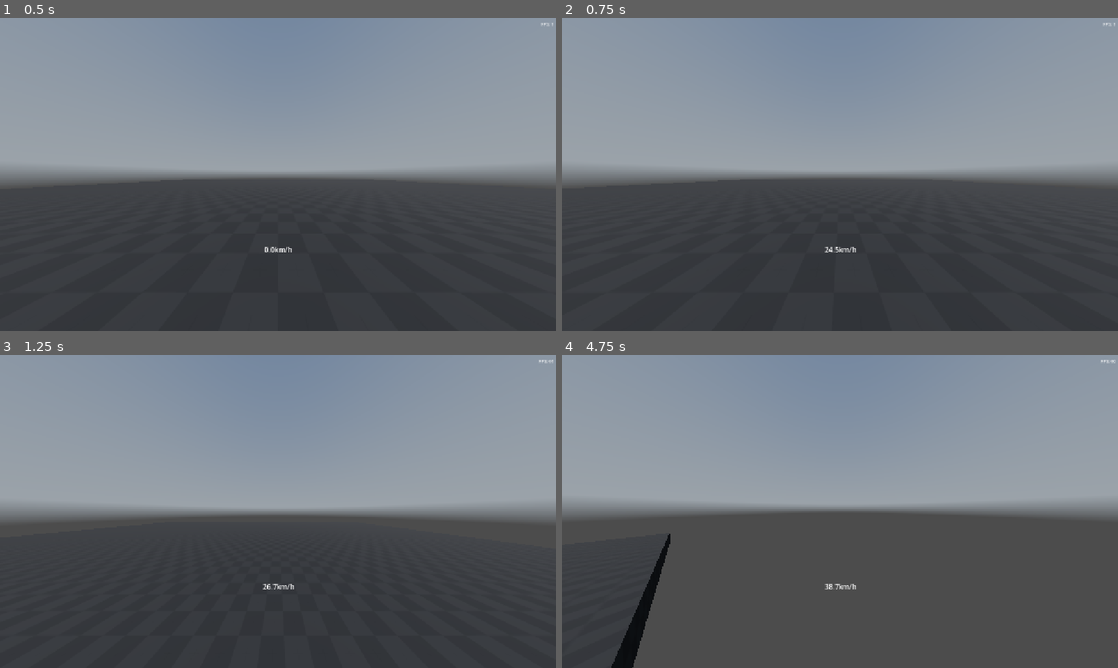
Above: before the commit, frames 1-4 (two rows, left to right).
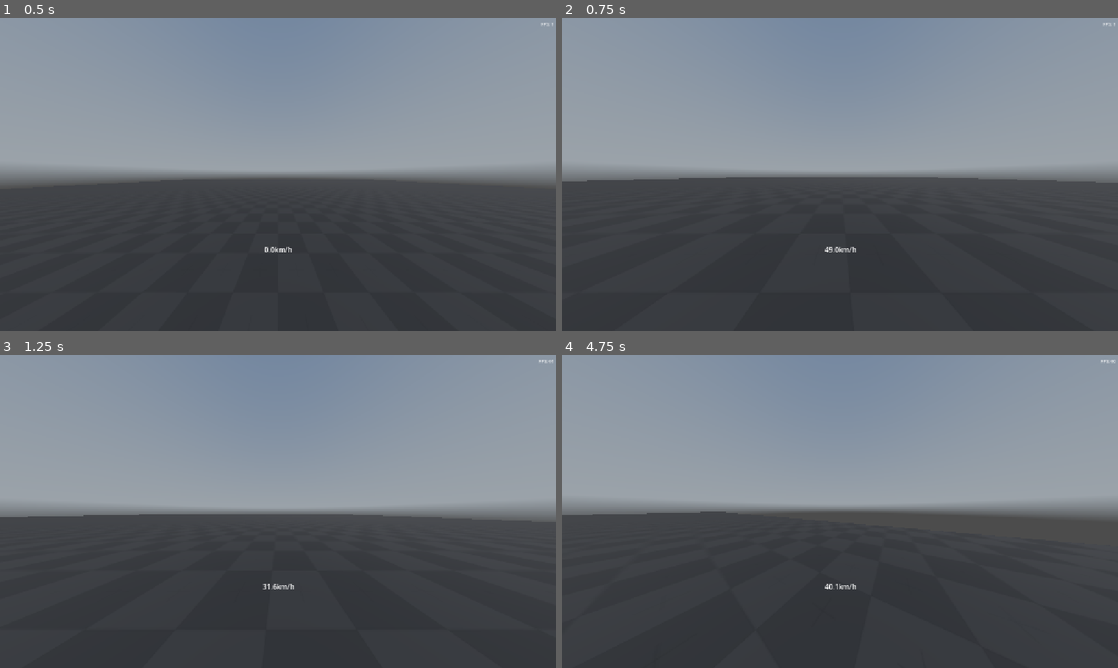
Above: after the commit, the same moments.

Repository: Jeliciousz/movement-game
Game: Godot game, scene res://scenes/world.tscn
Two runs of this game, one before a commit and one after it. Both use one fixed random seed, a clock stepped at 60 frames per second and the inputs below. A sky picture missing from this copy of the repository is replaced by a grey-blue gradient.
Inputs (mouse positions are in pixels of both pictures, inside the frame that each line leads up to):
- Up to frame 1 (0.5 s): no input
- Up to frame 2 (0.75 s): tap Enter at 0.5 s; move the mouse to (962, 158) at 0.52 s; hold D (right) from 0.53 s (still down); tap Shift (crouch) at 0.6 s; click (962, 158) at 0.67 s
- Up to frame 3 (1.25 s): keep holding D (right); tap Space (jump) at 0.77, 1.07 s; tap Ctrl (sprint) at 0.8 s
- Up to frame 4 (4.75 s): move the mouse to (812, 511) at 1.27 s; release D (right) at 1.28 s; hold W (forward) from 1.28 s (still down); tap Ctrl (sprint) at 1.35, 3.05, 3.6 s; tap Space (jump) at 1.52, 1.55, 1.82, 3.02, 3.32, 4.52 s; move the mouse to (851, 505) at 2.02 s; hold Space (jump) 2.03-2.78 s; tap Shift (crouch) at 2.3, 2.85, 4.35 s; move the mouse to (834, 517) at 2.77 s; click (834, 517) at 2.92 s; move the mouse to (878, 514) at 3.52 s; hold Space (jump) 3.53-4.28 s; move the mouse to (795, 508) at 4.27 s

Frame 1 is identical in both runs. In frame 2, 0.4% of the frame differs, in the area x 0-96%, y 50-75%; in frame 3, 0.4%; in frame 4, 9.6%, in the area x 0-84%, y 50-100%.

Commit message:
Add sliding

Diff:
--- a/scenes/player.tscn
+++ b/scenes/player.tscn
@@ -9,6 +9,7 @@
 [ext_resource type="Script" uid="uid://7ja6vhar3n77" path="res://scripts/hud/fps_counter.gd" id="7_smehm"]
 [ext_resource type="Script" uid="uid://ddsvsv7u5twkw" path="res://scripts/player/player_crouching.gd" id="7_ur7pv"]
 [ext_resource type="Script" uid="uid://c22fkxdhv8nt3" path="res://scripts/hud/spedometer.gd" id="8_smehm"]
+[ext_resource type="Script" uid="uid://c54mkknjvn7o8" path="res://scripts/player/player_sliding.gd" id="8_y4r1p"]
 
 [sub_resource type="CapsuleShape3D" id="CapsuleShape3D_e5uuo"]
 radius = 0.4
@@ -61,6 +62,13 @@
 collision_shape = NodePath("../../CollisionShape3D")
 metadata/_custom_type_script = "uid://wx6d0ggtlpd6"
 
+[node name="PlayerSliding" type="Node" parent="StateMachine" node_paths=PackedStringArray("player", "head", "collision_shape")]
+script = ExtResource("8_y4r1p")
+player = NodePath("../..")
+head = NodePath("../../Head")
+collision_shape = NodePath("../../CollisionShape3D")
+metadata/_custom_type_script = "uid://wx6d0ggtlpd6"
+
 [node name="Hud" type="Control" parent="."]
 layout_mode = 3
 anchors_preset = 8
--- a/scripts/player/player.gd
+++ b/scripts/player/player.gd
@@ -61,6 +61,12 @@
 
 @export_group("Sliding")
 
+## The speed (m/s) applied in the direction the player is moving when sliding.
+@export var slide_power: float = 8
+## The time (in seconds) a slide lasts.
+@export var slide_duration: float = 1.2
+## What [member friction] is multiplied by while sliding.
+@export var slide_friction_multiplier: float = 0.2
 ## The speed (m/s) the player must have while sprinting to slide instead of crouch.
 @export var slide_speed_threshold: float = 0.2
 
@@ -68,8 +74,8 @@
 
 ## The time (in seconds) after leaving the ground the player can still jump during.
 @export var jump_coyote_time: float = 0.15
-## The time (in seconds) a jump action will be buffered for.
-@export var jump_buffer_duration: float = 0.1
+## The time (in seconds) an action will be buffered for.
+@export var action_buffer_duration: float = 0.1
 
 
 @onready var head: Node3D = $Head
@@ -81,9 +87,11 @@
 var sprinting_action: bool = true
 
 var jump_action_timer: float = 999
+var crouch_action_timer: float = 999
 var airborne_timer: float = 999
 var jump_timer: float = 999
 var crouch_timer: float = 0
+var slide_timer: float = 999
 
 
 var velocity_direction: Vector3:
@@ -149,10 +157,14 @@
 	if Input.is_action_just_pressed("sprint"):
 		sprinting_action = not sprinting_action
 
+	if Input.is_action_just_pressed("crouch"):
+		crouch_action_timer = 0
+
 
 func _process(delta: float) -> void:
 	move_direction = (transform.basis * Vector3(input_axis.x, 0, input_axis.y)).normalized()
 	jump_action_timer += delta
+	crouch_action_timer += delta
 
 	head.position.y = lerpf(1.3, 1.3 * crouch_height_multiplier, clampf(crouch_timer / crouch_transition_time, 0, 1))
 
@@ -172,7 +184,7 @@
 	velocity = velocity.move_toward(Vector3.ZERO, air_resistence * speed * delta)
 
 
-func add_friction(delta: float, top_speed: float = top_speed) -> void:
+func add_friction(delta: float, top_speed: float = top_speed, friction: float = friction) -> void:
 	# If player is faster than the top speed they can move at, it just applies friction ignoring movement direction
 
 	if speed > top_speed:
@@ -235,6 +247,7 @@
 
 func jump(cancel_velocity: bool = false, jump_power: float = jump_power, horizontal_jump_power: float = horizontal_jump_power) -> void:
 	jump_timer = 0
+	jump_action_timer = 999
 
 	if cancel_velocity:
 		velocity.y = 0
@@ -247,3 +260,10 @@
 
 	var move_product = maxf(move_direction.dot(-transform.basis.z), 0)
 	velocity += move_direction * horizontal_jump_power * move_product
+
+
+func slide(slide_power: float = slide_power) -> void:
+	slide_timer = 0
+	crouch_action_timer = 999
+
+	velocity += move_direction * slide_power
--- a/scripts/player/player_grounded.gd
+++ b/scripts/player/player_grounded.gd
@@ -11,7 +11,7 @@
 
 	player.airborne_timer = 0
 
-	if player.jump_action_timer <= player.jump_buffer_duration:
+	if player.jump_action_timer <= player.action_buffer_duration:
 		if player.sprinting_action:
 			player.jump(false, player.jump_power * player.sprint_jump_multiplier, player.horizontal_jump_power * player.sprint_horizontal_jump_multiplier)
 		else:
@@ -19,6 +19,14 @@
 
 		transition.emit(&"PlayerJumping")
 		return
+
+	if player.crouch_action_timer <= player.action_buffer_duration:
+		if player.sprinting_action and player.speed >= player.slide_speed_threshold:
+			player.slide()
+			transition.emit(&"PlayerSliding")
+			return
+
+		transition.emit(&"PlayerCrouching")
 
 
 func physics_update(delta: float) -> void:
@@ -47,8 +55,10 @@
 		transition.emit(&"PlayerAirborne")
 		return
 
-	if Input.is_action_just_pressed("crouch"):
+	if player.crouch_action_timer <= player.action_buffer_duration:
 		if player.sprinting_action and player.speed >= player.slide_speed_threshold:
-			pass
-		else:
-			transition.emit(&"PlayerCrouching")
+			player.slide()
+			transition.emit(&"PlayerSliding")
+			return
+
+		transition.emit(&"PlayerCrouching")
--- /dev/null
+++ b/scripts/player/player_sliding.gd
@@ -0,0 +1,44 @@
+class_name PlayerSliding extends State
+
+
+@export var player: Player
+
+@export var head: Node3D
+
+@export var collision_shape: CollisionShape3D
+
+
+func enter() -> void:
+	player.crouch_timer = 0
+
+	collision_shape.shape.height *= player.crouch_height_multiplier
+	collision_shape.position.y *= player.crouch_height_multiplier
+
+
+func exit() -> void:
+	player.crouch_timer = player.crouch_transition_time
+
+	collision_shape.shape.height /= player.crouch_height_multiplier
+	collision_shape.position.y /= player.crouch_height_multiplier
+
+
+func physics_update(delta: float) -> void:
+	player.crouch_timer += delta
+	player.slide_timer += delta
+
+	player.add_air_resistence(delta)
+	player.add_friction(delta, 0, player.friction * player.slide_friction_multiplier)
+	#player.add_movement(delta, 0, player.acceleration * player.crouch_acceleration_multiplier)
+
+
+	if not player.is_on_floor():
+		transition.emit(&"PlayerAirborne")
+		return
+
+	if player.slide_timer > player.slide_duration:
+		transition.emit(&"PlayerGrounded")
+		return
+
+	if Input.is_action_just_pressed("crouch"):
+		player.crouch_action_timer = 999
+		transition.emit(&"PlayerGrounded")
Not shown: 1 places in scenes/player.tscn that only renumber resources
Not shown, added: scripts/player/player_sliding.gd.uid
